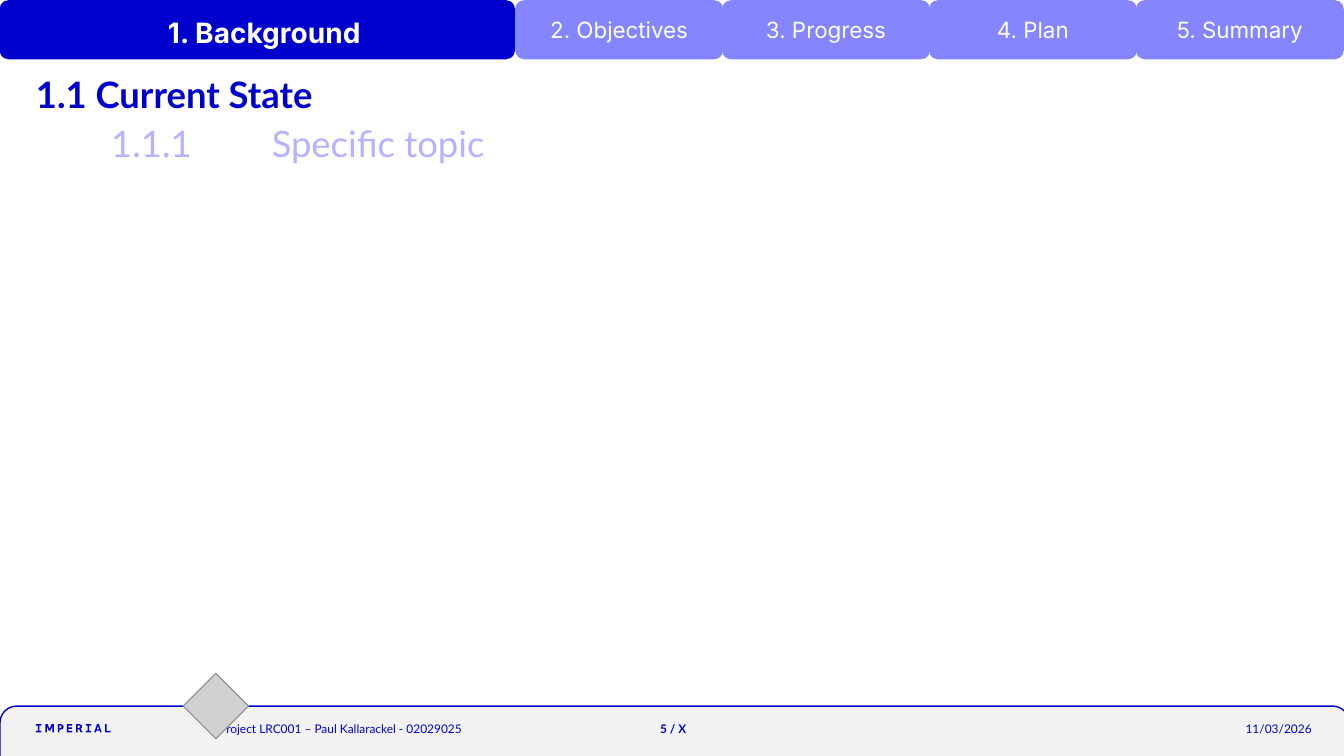
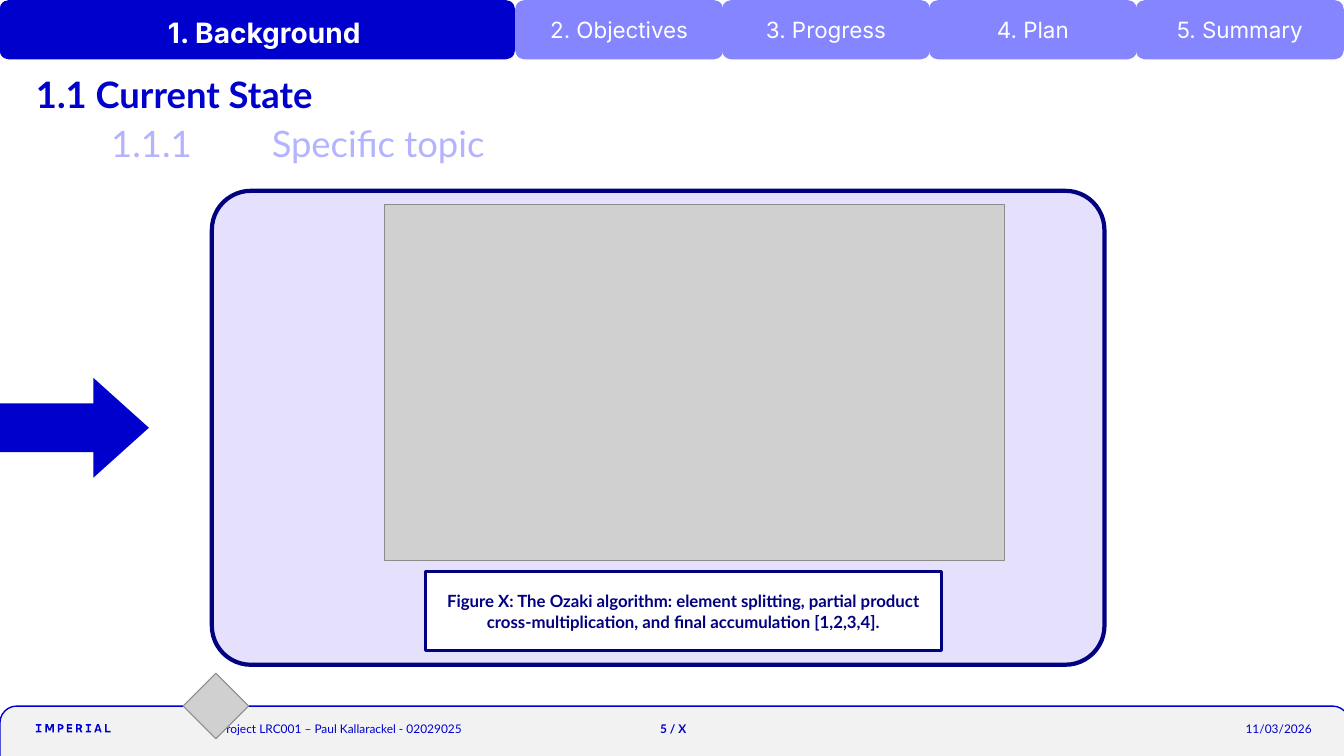
Before and after one commit to krackalackel02/FYP-Interim, a slide deck: slide 5 of Interim.pptm. Drawn at 1344x756 pixels with LibreOffice and Linux fonts; fonts in the diff are those of the drawing; grey boxes stand for pictures; background and template pictures are left out. Boxes give left, top, right and bottom in pixels: in the first picture for what was removed or moved away, otherwise in the second. Text is boxed around its words. In the diff, an @@ line names an element or a change of style, - is before the commit and + after.

```diff
--- a/Interim.pptm
+++ b/Interim.pptm
@@ rounded rectangle added at bbox=[212, 191, 1105, 664], fill #E5E1FC, outline #000080 3 pt @@
@@ picture added at bbox=[384, 204, 1004, 561] @@
@@ right arrow added at bbox=[0, 378, 149, 478], fill #0000CD @@
@@ rectangle added at bbox=[425, 572, 942, 650], fill #FFFFFF, outline #000080 2.25 pt, 12 pt, text #000080, bold @@
+Figure X: The Ozaki algorithm: element splitting, partial product cross-multiplication, and final accumulation [1,2,3,4].
```
Also in this commit, not shown: 3 other slides changed, 1 slide removed, 4 other files.
